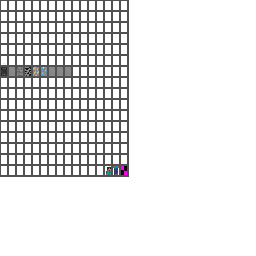
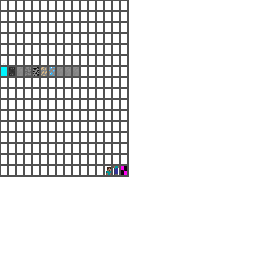
Before/after of a 256 × 256 layered artwork. What changed in the layer stack:
painted on "term_font.png" over [1, 67, 79, 76]
